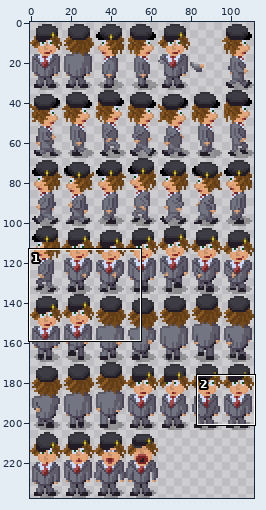
Sprite sheet, stored at src/game/sprites/data/cfe-reb.png. The first picture is a wide view before the edit; the outline marks the close-up.
Close-up. First the earlier version:
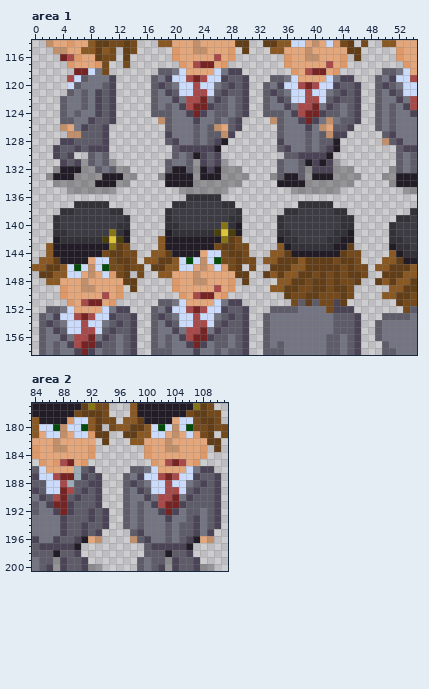
The file is 112x238 pixels. Colours within 5 levels of each other are drawn and written as one. Shown: area 1: x 0..54, y 114..158; area 2: x 84..111, y 177..200. The commit also changed other parts of the picture, which this record leaves out.
After the commit:
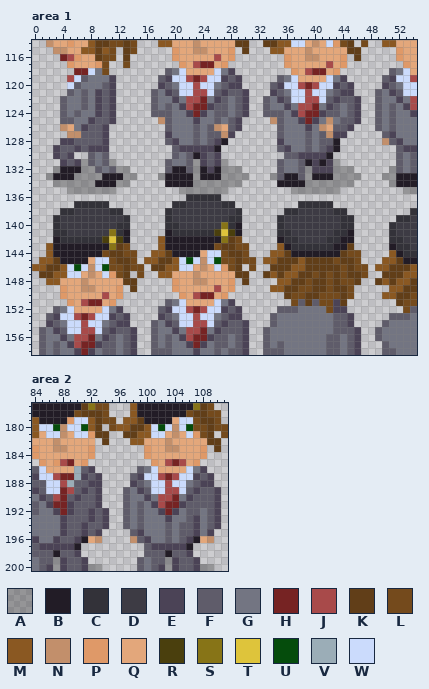
Palette (. is transparent): A #00000046  B #221c26  C #333239  D #3d3b44  E #4b4356  F #5f5c6a  G #737582  H #762323  J #a84a4a  K #613e18  L #744a1c  M #8a5822  N #c28f6b  P #df9968  Q #e3a77b  R #4a3f0d  S #877417  T #dec43b  U #054c0c  V #9badb7  W #cbdbfc
Diff:
Changed rows in their new state; - is an unchanged pixel.
Area 1:
first column x 17:
118 -.----------.--------------------.
119 .F----------E.---.----------.---.F
120 .-----------E.--.F----------E.--.-
121 ----------------.-----------E.----
first column x 1:
151 -----------------.----------.---------------------
152 -.----------.---.F----------E.---.----------.-----
153 .F----------E.--.-----------E.--.F----------E.---.
154 .-----------E.------------------.F----------E.--.F
Area 2:
first column x 97:
186 -.----------.-
187 .F----------E.
188 .-----------E.
